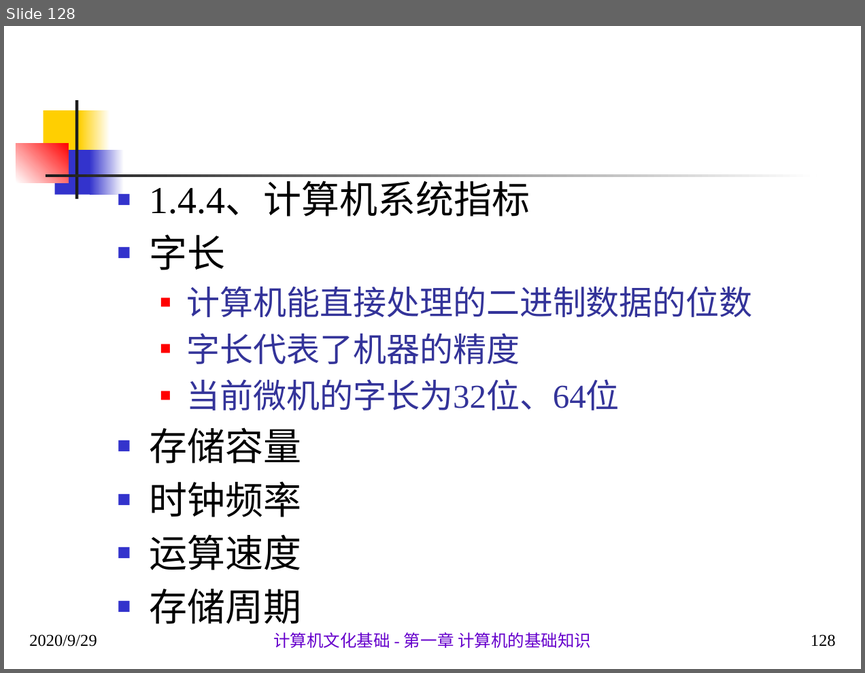
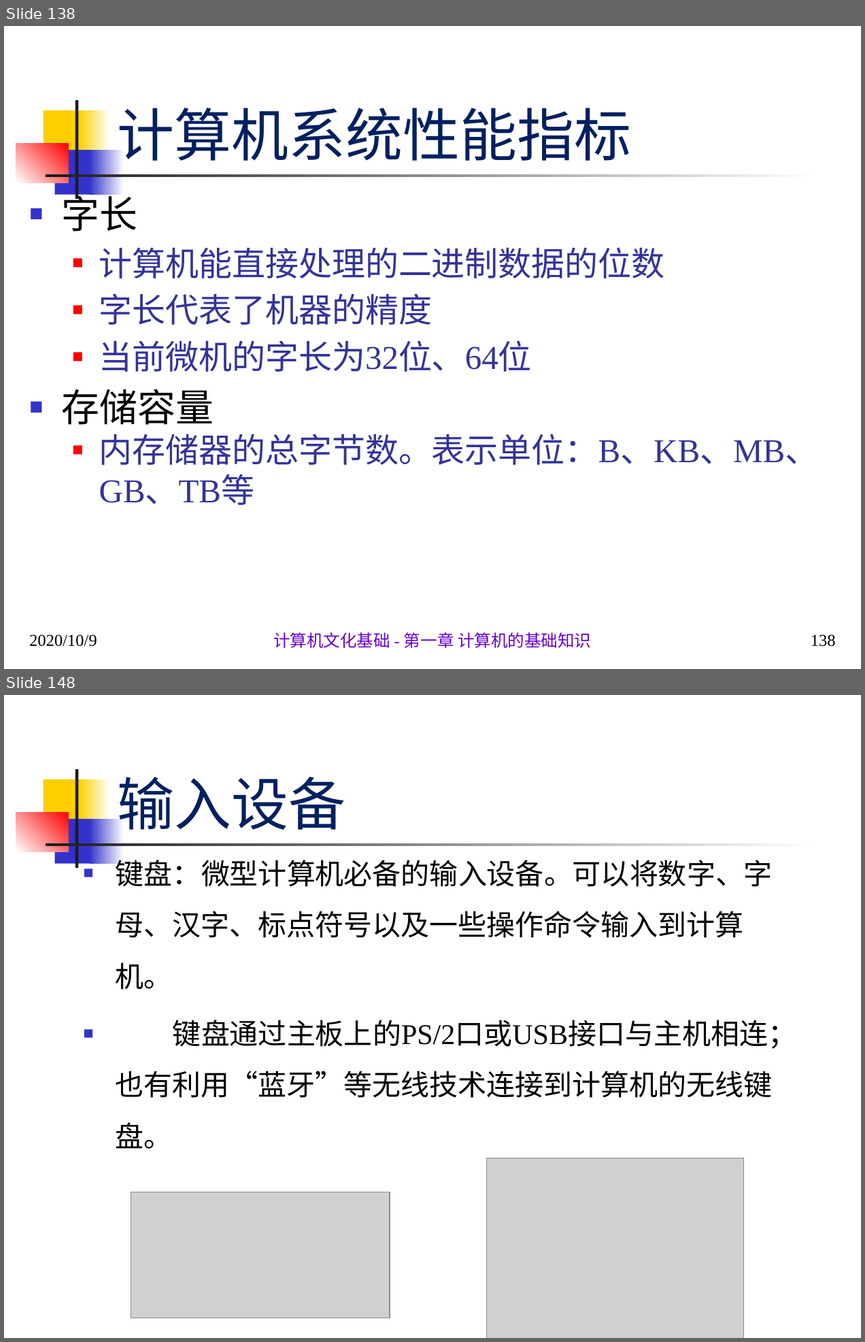
Before and after one commit to sans123wx/class, a slide deck: 计算机应用基础/第1章计算机基础/第1.1章 计算机概述 .pptx. Shown one above the other, each under a label of ours: slide 128 before the commit, slides 138 and 148 after it; the slides between them are not shown. The pictures are 865x673 and 865x1342 pixels, drawn with LibreOffice and Linux fonts; fonts in the diff are those of the drawing; grey boxes stand for pictures. Boxes give left, top, right and bottom in pixels: in the first picture for what was removed or moved away, otherwise in the second. Text is boxed around its words. In the diff, an @@ line names an element or a change of style, - is before the commit and + after.

```diff
--- a/计算机应用基础/第1章计算机基础/第1.1章 计算机概述 .pptx
+++ b/计算机应用基础/第1章计算机基础/第1.1章 计算机概述 .pptx
@@ slide 148 added at bbox=[4, 695, 861, 1338], background #FFFFFF; not listed: 7 template elements that a slide beside it also shows @@
@@ title added at bbox=[117, 777, 345, 830], 48 pt, text #002060 @@
+输入设备
@@ text added at bbox=[116, 855, 796, 1149], 24 pt, text #000000 @@
+■ 键盘：微型计算机必备的输入设备。可以将数字、字母、汉字、标点符号以及一些操作命令输入到计算机。
+■ 键盘通过主板上的PS/2口或USB接口与主机相连；也有利用“蓝牙”等无线技术连接到计算机的无线键盘。
@@ picture added at bbox=[486, 1157, 743, 1338] @@
@@ rectangle added at bbox=[109, 1172, 722, 1338], fill #FFFFFF @@
@@ picture added at bbox=[130, 1192, 390, 1318] @@
@@ what was slide 128 is now slide 138 @@
@@ slide 138 changed as well @@
@@ title added at bbox=[117, 108, 631, 161], 48 pt, text #002060 @@
+计算机系统性能指标
@@ text "字长": place and size @@
-text "字长" at bbox=[150, 184, 753, 624]
+text "字长" at bbox=[62, 189, 819, 505]
@@ text at bbox=[150, 184, 530, 216]: paragraph removed @@
-■ 1.4.4、计算机系统指标
@@ text at bbox=[99, 433, 819, 505]: text changed; size 32 to 28 pt; text colour #000000 to #333399 @@
-■ 时钟频率
-■ 运算速度
-■ 存储周期
+  ■ 内存储器的总字节数。表示单位：B、KB、MB、GB、TB等
@@ text at bbox=[29, 634, 96, 646]: text changed @@
-2020/9/29
+2020/10/9
@@ page number at bbox=[810, 634, 836, 646]: text changed @@
-128
+138
```
Also in this commit, not shown: 87 other slides changed, 15 other slides added, 2 other files.
